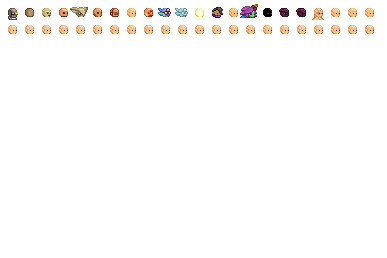
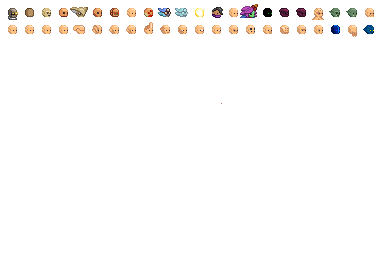
Two versions of the same layered image (387px x 258px). Layer-by-layer changes:
painted on "Background" over (73, 8, 374, 104)
